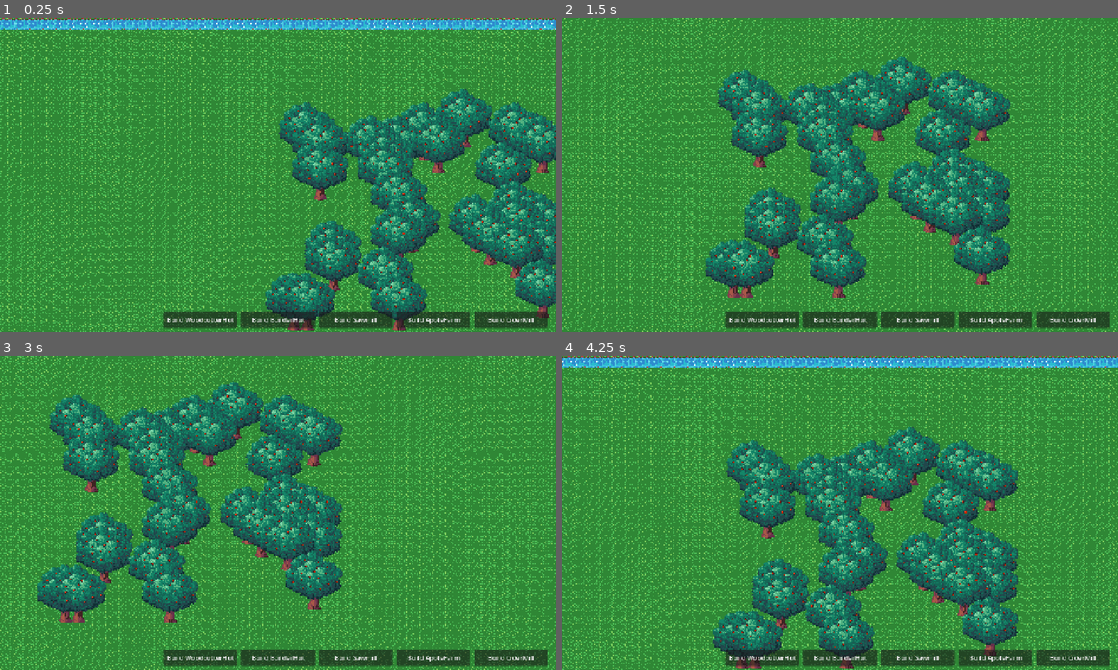
Above: before the commit, frames 1-4 (two rows, left to right).
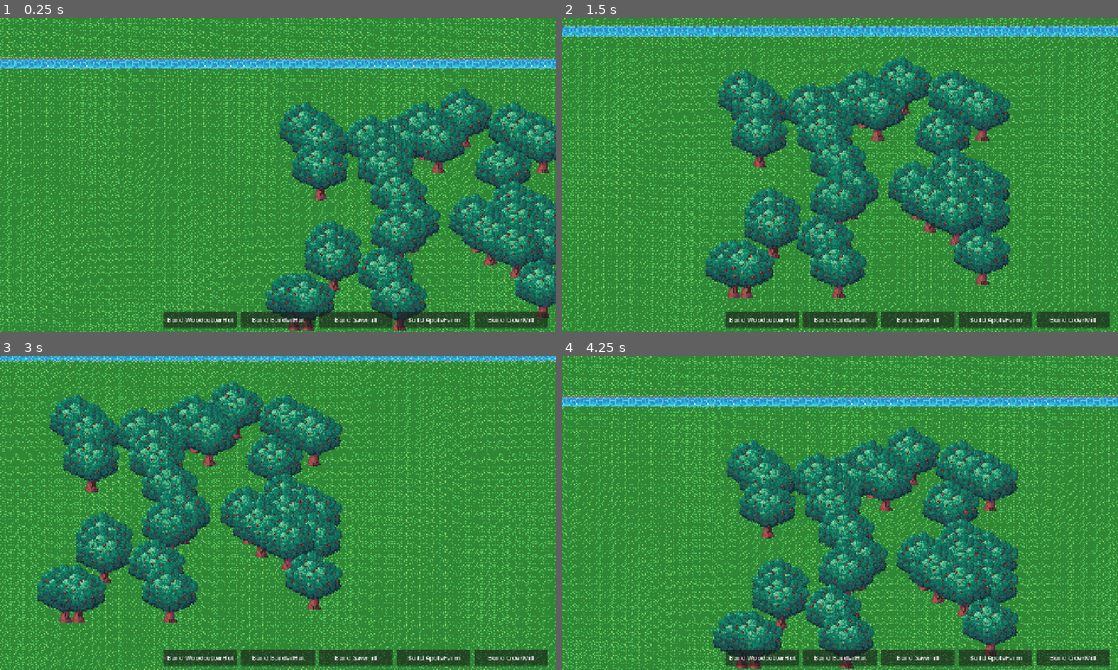
Above: after the commit, the same moments.

Repository: shlomiatia/Gamedevjs2026
Game: Godot game, scene res://Scenes/Main.tscn
Same seed, same stepped clock (60 frames per second), same inputs: the game is played once before the commit and once after it.
Inputs (mouse positions are in pixels of both pictures, inside the frame that each line leads up to):
- Up to frame 1 (0.25 s): no input
- Up to frame 2 (1.5 s): move the mouse to (962, 159) at 0.52 s; hold Right (ui_right) 0.53-1.28 s; click (962, 159) at 0.67 s; move the mouse to (728, 190) at 1.27 s; hold Down (ui_down) from 1.28 s (still down)
- Up to frame 3 (3 s): move the mouse to (333, 443) at 2.02 s; release Down (ui_down) at 2.03 s; hold Right (ui_right) 2.03-2.78 s; move the mouse to (250, 575) at 2.77 s; hold Up (ui_up) from 2.78 s (still down); click (250, 575) at 2.92 s
- Up to frame 4 (4.25 s): move the mouse to (1006, 560) at 3.52 s; release Up (ui_up) at 3.53 s; hold Left (ui_left) from 3.53 s (still down)

The runs differ from the first frame. In frame 1, 6.9% of the frame differs, in the area x 0-100%, y 0-17%; in frame 2, 3.6%; in frame 3, 1.7%; in frame 4, 6.9%.

Commit message:
aaa

Diff:
--- a/Scenes/Buildings/AppleFarm/AppleFarm.tscn
+++ b/Scenes/Buildings/AppleFarm/AppleFarm.tscn
@@ -1,25 +1,10 @@
-[gd_scene load_steps=5 format=3 uid="uid://bst1chkt2kjek"]
+[gd_scene load_steps=3 format=3 uid="uid://bst1chkt2kjek"]
 
 [ext_resource type="Script" path="res://Scenes/Buildings/AppleFarm/apple_farm.gd" id="1_script"]
-[ext_resource type="Texture2D" uid="uid://cdkpe3hq6o048" path="res://Textures/house.png" id="2_house"]
-[ext_resource type="PackedScene" uid="uid://c7e72ujaqkmo7" path="res://Scenes/Resources/ResourcePile/ResourcePile.tscn" id="3_pile"]
+[ext_resource type="PackedScene" uid="uid://bap1qcvbb4owg" path="res://Scenes/Buildings/Building/Building.tscn" id="2_building"]
 
 [node name="AppleFarm" type="Node2D"]
 script = ExtResource("1_script")
+
+[node name="Building" parent="." instance=ExtResource("2_building")]
 building_name = "AppleFarm"
-
-[node name="Sprite2D" type="Sprite2D" parent="."]
-texture = ExtResource("2_house")
-position = Vector2(0, -104)
-
-[node name="NameLabel" type="Label" parent="."]
-position = Vector2(-100, -225)
-size = Vector2(200, 26)
-horizontal_alignment = 1
-text = ""
-
-[node name="InputPile" parent="." instance=ExtResource("3_pile")]
-position = Vector2(-32, 16)
-
-[node name="OutputPile" parent="." instance=ExtResource("3_pile")]
-position = Vector2(32, 16)
--- a/Scenes/Buildings/AppleFarm/apple_farm.gd
+++ b/Scenes/Buildings/AppleFarm/apple_farm.gd
@@ -1,5 +1,5 @@
 class_name AppleFarm
-extends Building
+extends Node2D
 
 const SIZE_X := 5
 const SIZE_Y := 3
@@ -7,14 +7,28 @@
 
 const AppleFarmerScene = preload("res://Scenes/Workers/AppleFarmer/AppleFarmer.tscn")
 
+var _spawn_parent: Node2D = null
+var _map: Map = null
+var _forest: Forest = null
+var _coordination_manager: Node = null
+
 func on_placed(spawn_parent: Node2D, map: Map, coordination_manager: Node, forest: Forest) -> void:
-	super.on_placed(spawn_parent, map, coordination_manager, forest)
-	$OutputPile.setup(coordination_manager, CoordinationManager.ResourceType.APPLE)
-	_start_construction()
+	_spawn_parent = spawn_parent
+	_map = map
+	_forest = forest
+	_coordination_manager = coordination_manager
+	$Building.get_output_pile().setup(coordination_manager, CoordinationManager.ResourceType.APPLE)
+	$Building.start_construction()
+
+func set_construction_progress(progress: float) -> void:
+	$Building.set_construction_progress(progress)
 
 func complete_construction() -> void:
-	super.complete_construction()
+	$Building.complete_construction()
 	var farmer := AppleFarmerScene.instantiate() as AppleFarmer
 	farmer.position = position + Vector2(0.0, float(_map.get_tile_size().y) * 0.5)
 	farmer.setup(self, _map, _forest, _coordination_manager)
 	_spawn_parent.add_child(farmer)
+
+func on_worker_died() -> void:
+	$Building.on_worker_died()
--- a/Scenes/Buildings/BuilderHut/BuilderHut.tscn
+++ b/Scenes/Buildings/BuilderHut/BuilderHut.tscn
@@ -1,26 +1,10 @@
-[gd_scene load_steps=4 format=3 uid="uid://by6qam4q8r3s7"]
+[gd_scene load_steps=3 format=3 uid="uid://by6qam4q8r3s7"]
 
 [ext_resource type="Script" uid="uid://clty1or7v0xl6" path="res://Scenes/Buildings/BuilderHut/builder_hut.gd" id="1_script"]
-[ext_resource type="Texture2D" uid="uid://cdkpe3hq6o048" path="res://Textures/house.png" id="2_house"]
-[ext_resource type="PackedScene" uid="uid://c7e72ujaqkmo7" path="res://Scenes/Resources/ResourcePile/ResourcePile.tscn" id="3_pile"]
+[ext_resource type="PackedScene" uid="uid://bap1qcvbb4owg" path="res://Scenes/Buildings/Building/Building.tscn" id="2_building"]
 
 [node name="BuilderHut" type="Node2D"]
 script = ExtResource("1_script")
+
+[node name="Building" parent="." instance=ExtResource("2_building")]
 building_name = "BuilderHut"
-
-[node name="Sprite2D" type="Sprite2D" parent="."]
-position = Vector2(0, -104)
-texture = ExtResource("2_house")
-
-[node name="NameLabel" type="Label" parent="."]
-offset_left = -100.0
-offset_top = -225.0
-offset_right = 100.0
-offset_bottom = -199.0
-horizontal_alignment = 1
-
-[node name="InputPile" parent="." instance=ExtResource("3_pile")]
-position = Vector2(-32, 16)
-
-[node name="OutputPile" parent="." instance=ExtResource("3_pile")]
-position = Vector2(32, 16)
--- a/Scenes/Buildings/BuilderHut/builder_hut.gd
+++ b/Scenes/Buildings/BuilderHut/builder_hut.gd
@@ -1,5 +1,5 @@
 class_name BuilderHut
-extends Building
+extends Node2D
 
 const SIZE_X := 5
 const SIZE_Y := 3
@@ -8,12 +8,18 @@
 const BuilderScene = preload("res://Scenes/Workers/Builder/Builder.tscn")
 const PlankScene = preload("res://Scenes/Resources/Plank/Plank.tscn")
 
-func on_placed(spawn_parent: Node2D, map: Map, coordination_manager: Node, forest: Forest) -> void:
-	super.on_placed(spawn_parent, map, coordination_manager, forest)
-	var builder := BuilderScene.instantiate() as Builder
-	builder.position = position + Vector2(0, _map.get_tile_size().y / 2.0)
-	builder.setup(self, _map, coordination_manager)
-	spawn_parent.add_child(builder)
-	$OutputPile.setup(coordination_manager, CoordinationManager.ResourceType.PLANK)
-	$OutputPile.add_resource(PlankScene)
-	$OutputPile.add_resource(PlankScene)
+var _map: Map = null
+
+func on_placed(spawn_parent: Node2D, map: Map, coordination_manager: Node, _forest: Forest) -> void:
+    _map = map
+    var builder := BuilderScene.instantiate() as Builder
+    builder.position = position + Vector2(0, _map.get_tile_size().y / 2.0)
+    builder.setup(self, _map, coordination_manager)
+    spawn_parent.add_child(builder)
+    var pile: ResourcePile = $Building.get_output_pile()
+    pile.setup(coordination_manager, CoordinationManager.ResourceType.PLANK)
+    pile.add_resource(PlankScene)
+    pile.add_resource(PlankScene)
+
+func on_worker_died() -> void:
+    $Building.on_worker_died()
--- a/Scenes/Buildings/Building/Building.tscn
+++ b/Scenes/Buildings/Building/Building.tscn
@@ -1,16 +1,20 @@
 [gd_scene load_steps=5 format=3 uid="uid://bap1qcvbb4owg"]
 
-[ext_resource type="Script" path="res://Scenes/Buildings/Building/building.gd" id="1_building_script"]
+[ext_resource type="Script" path="res://Scenes/Buildings/Building/building.gd" id="1_script"]
 [ext_resource type="Texture2D" uid="uid://cdkpe3hq6o048" path="res://Textures/house.png" id="2_house"]
-[ext_resource type="PackedScene" uid="uid://c7e72ujaqkmo7" path="res://Scenes/Resources/ResourcePile/ResourcePile.tscn" id="3_pile"]
+[ext_resource type="PackedScene" uid="uid://c4m1ll0c0mp01" path="res://Scenes/Buildings/Mill/Mill.tscn" id="3_mill"]
+[ext_resource type="PackedScene" uid="uid://c7e72ujaqkmo7" path="res://Scenes/Resources/ResourcePile/ResourcePile.tscn" id="4_pile"]
 
 [node name="Building" type="Node2D"]
-script = ExtResource("1_building_script")
+script = ExtResource("1_script")
 building_name = ""
+has_mill = false
+
+[node name="Mill" parent="." instance=ExtResource("3_mill")]
 
 [node name="Sprite2D" type="Sprite2D" parent="."]
+position = Vector2(0, -104)
 texture = ExtResource("2_house")
-position = Vector2(0, -104)
 
 [node name="NameLabel" type="Label" parent="."]
 position = Vector2(-100, -225)
@@ -18,8 +22,5 @@
 horizontal_alignment = 1
 text = ""
 
-[node name="InputPile" parent="." instance=ExtResource("3_pile")]
-position = Vector2(-32, 16)
-
-[node name="OutputPile" parent="." instance=ExtResource("3_pile")]
-position = Vector2(32, 16)
+[node name="OutputPile" parent="." instance=ExtResource("4_pile")]
+position = Vector2(0, 16)
--- a/Scenes/Buildings/Building/building.gd
+++ b/Scenes/Buildings/Building/building.gd
@@ -1,31 +1,21 @@
-class_name Building
+class_name BuildingComponent
 extends Node2D
 
 const SPRITE_OFFSET_Y := -104.0
 
+@export var has_mill: bool = false
 @export var building_name: String = "":
 	set(value):
 		building_name = value
 		if is_node_ready():
 			$NameLabel.text = value
 
-var _spawn_parent: Node2D = null
-var _map: Map = null
-var _coordination_manager: Node = null
-var _forest: Forest = null
-
 func _ready() -> void:
 	$NameLabel.text = building_name
+	$Mill.visible = false
 
-func on_placed(spawn_parent: Node2D, map: Map, coordination_manager: Node, forest: Forest) -> void:
-	_spawn_parent = spawn_parent
-	_map = map
-	_coordination_manager = coordination_manager
-	_forest = forest
-
-func _start_construction() -> void:
+func start_construction() -> void:
 	$NameLabel.visible = false
-	$InputPile.visible = false
 	$OutputPile.visible = false
 	set_construction_progress(0.01)
 
@@ -40,13 +30,24 @@
 	sprite.region_rect = Rect2(0.0, tex_height - shown_height, tex_width, shown_height)
 	var original_bottom_y := SPRITE_OFFSET_Y + tex_height / 2.0
 	sprite.position = Vector2(0.0, original_bottom_y - shown_height / 2.0)
-
-func on_worker_died() -> void:
-	modulate = Color(0.45, 0.45, 0.45)
+	if has_mill:
+		$Mill.visible = true
+		$Mill.set_construction_progress(progress)
 
 func complete_construction() -> void:
 	$Sprite2D.region_enabled = false
 	$Sprite2D.position = Vector2(0, SPRITE_OFFSET_Y)
 	$NameLabel.visible = true
-	$InputPile.visible = true
 	$OutputPile.visible = true
+	if has_mill:
+		$Mill.complete_construction()
+
+func on_worker_died() -> void:
+	get_parent().modulate = Color(0.45, 0.45, 0.45)
+
+func set_milling(val: bool) -> void:
+	if has_mill:
+		$Mill.set_milling(val)
+
+func get_output_pile() -> ResourcePile:
+	return $OutputPile as ResourcePile
--- a/Scenes/Buildings/CiderMill/CiderMill.tscn
+++ b/Scenes/Buildings/CiderMill/CiderMill.tscn
@@ -1,31 +1,11 @@
-[gd_scene load_steps=5 format=3 uid="uid://cf6v5nvk7rgct"]
+[gd_scene load_steps=3 format=3 uid="uid://cf6v5nvk7rgct"]
 
 [ext_resource type="Script" uid="uid://xcb605pkrxvc" path="res://Scenes/Buildings/CiderMill/cider_mill.gd" id="1_script"]
-[ext_resource type="Texture2D" uid="uid://cdkpe3hq6o048" path="res://Textures/house.png" id="2_house"]
-[ext_resource type="Texture2D" uid="uid://cag3erqh0pxxx" path="res://Textures/watermill.png" id="3_mill"]
-[ext_resource type="PackedScene" uid="uid://c7e72ujaqkmo7" path="res://Scenes/Resources/ResourcePile/ResourcePile.tscn" id="4_pile"]
+[ext_resource type="PackedScene" uid="uid://bap1qcvbb4owg" path="res://Scenes/Buildings/Building/Building.tscn" id="2_building"]
 
 [node name="CiderMill" type="Node2D"]
 script = ExtResource("1_script")
+
+[node name="Building" parent="." instance=ExtResource("2_building")]
+has_mill = true
 building_name = "CiderMill"
-
-[node name="WatermillSprite" type="Sprite2D" parent="."]
-position = Vector2(48, -96)
-texture = ExtResource("3_mill")
-
-[node name="Sprite2D" type="Sprite2D" parent="."]
-position = Vector2(0, -104)
-texture = ExtResource("2_house")
-
-[node name="NameLabel" type="Label" parent="."]
-offset_left = -100.0
-offset_top = -225.0
-offset_right = 100.0
-offset_bottom = -199.0
-horizontal_alignment = 1
-
-[node name="InputPile" parent="." instance=ExtResource("4_pile")]
-position = Vector2(-32, 16)
-
-[node name="OutputPile" parent="." instance=ExtResource("4_pile")]
-position = Vector2(32, 16)
--- a/Scenes/Buildings/CiderMill/cider_mill.gd
+++ b/Scenes/Buildings/CiderMill/cider_mill.gd
@@ -1,5 +1,5 @@
 class_name CiderMill
-extends Building
+extends Node2D
 
 const SIZE_X := 5
 const SIZE_Y := 3
@@ -7,25 +7,29 @@
 
 const CiderMillerScene = preload("res://Scenes/Workers/CiderMiller/CiderMiller.tscn")
 
-const WHEEL_ROTATION_SPEED := TAU / 10.0
+var _spawn_parent: Node2D = null
+var _map: Map = null
+var _coordination_manager: Node = null
 
-var _is_milling := false
+func on_placed(spawn_parent: Node2D, map: Map, coordination_manager: Node, _forest: Forest) -> void:
+	_spawn_parent = spawn_parent
+	_map = map
+	_coordination_manager = coordination_manager
+	$Building.get_output_pile().setup(coordination_manager, CoordinationManager.ResourceType.CIDER)
+	$Building.start_construction()
 
-func set_milling(val: bool) -> void:
-	_is_milling = val
-
-func _process(delta: float) -> void:
-	if _is_milling:
-		$WatermillSprite.rotation += WHEEL_ROTATION_SPEED * delta
-
-func on_placed(spawn_parent: Node2D, map: Map, coordination_manager: Node, forest: Forest) -> void:
-	super.on_placed(spawn_parent, map, coordination_manager, forest)
-	$OutputPile.setup(coordination_manager, CoordinationManager.ResourceType.CIDER)
-	_start_construction()
+func set_construction_progress(progress: float) -> void:
+	$Building.set_construction_progress(progress)
 
 func complete_construction() -> void:
-	super.complete_construction()
+	$Building.complete_construction()
 	var miller := CiderMillerScene.instantiate() as CiderMiller
 	miller.position = position + Vector2(0.0, float(_map.get_tile_size().y) * 0.5)
 	miller.setup(self, _map, _coordination_manager)
 	_spawn_parent.add_child(miller)
+
+func on_worker_died() -> void:
+	$Building.on_worker_died()
+
+func set_milling(val: bool) -> void:
+	$Building.set_milling(val)
--- /dev/null
+++ b/Scenes/Buildings/Mill/Mill.tscn
@@ -0,0 +1,10 @@
+[gd_scene load_steps=3 format=3 uid="uid://c4m1ll0c0mp01"]
+
+[ext_resource type="Script" path="res://Scenes/Buildings/Mill/mill.gd" id="1_mill_script"]
+[ext_resource type="Texture2D" uid="uid://cag3erqh0pxxx" path="res://Textures/watermill.png" id="2_watermill"]
+
+[node name="Mill" type="Node2D"]
+script = ExtResource("1_mill_script")
+
+[node name="WatermillSprite" type="Sprite2D" parent="."]
+texture = ExtResource("2_watermill")
--- /dev/null
+++ b/Scenes/Buildings/Mill/mill.gd
@@ -0,0 +1,29 @@
+extends Node2D
+
+const WHEEL_ROTATION_SPEED := TAU / 10.0
+
+var _is_milling := false
+
+func set_milling(val: bool) -> void:
+	_is_milling = val
+
+func set_construction_progress(progress: float) -> void:
+	var sprite: Sprite2D = $WatermillSprite
+	if sprite.texture == null:
+		return
+	var tex_height := float(sprite.texture.get_height())
+	var tex_width := float(sprite.texture.get_width())
+	var shown_height := tex_height * progress
+	sprite.region_enabled = true
+	sprite.region_rect = Rect2(0.0, tex_height - shown_height, tex_width, shown_height)
+	sprite.position = Vector2(0.0, -shown_height / 2.0)
+
+func complete_construction() -> void:
+	var sprite: Sprite2D = $WatermillSprite
+	sprite.region_enabled = false
+	if sprite.texture:
+		sprite.position = Vector2(0.0, -float(sprite.texture.get_height()) / 2.0)
+
+func _process(delta: float) -> void:
+	if _is_milling:
+		$WatermillSprite.rotation += WHEEL_ROTATION_SPEED * delta
--- a/Scenes/Buildings/Sawmill/Sawmill.tscn
+++ b/Scenes/Buildings/Sawmill/Sawmill.tscn
@@ -1,31 +1,11 @@
-[gd_scene load_steps=5 format=3]
+[gd_scene load_steps=3 format=3]
 
 [ext_resource type="Script" path="res://Scenes/Buildings/Sawmill/sawmill.gd" id="1_script"]
-[ext_resource type="Texture2D" uid="uid://cdkpe3hq6o048" path="res://Textures/house.png" id="2_house"]
-[ext_resource type="Texture2D" uid="uid://cag3erqh0pxxx" path="res://Textures/watermill.png" id="3_mill"]
-[ext_resource type="PackedScene" uid="uid://c7e72ujaqkmo7" path="res://Scenes/Resources/ResourcePile/ResourcePile.tscn" id="4_pile"]
+[ext_resource type="PackedScene" uid="uid://bap1qcvbb4owg" path="res://Scenes/Buildings/Building/Building.tscn" id="2_building"]
 
 [node name="Sawmill" type="Node2D"]
 script = ExtResource("1_script")
+
+[node name="Building" parent="." instance=ExtResource("2_building")]
 building_name = "Sawmill"
-
-[node name="WatermillSprite" type="Sprite2D" parent="."]
-position = Vector2(48, -96)
-texture = ExtResource("3_mill")
-
-[node name="Sprite2D" type="Sprite2D" parent="."]
-position = Vector2(0, -104)
-texture = ExtResource("2_house")
-
-[node name="NameLabel" type="Label" parent="."]
-offset_left = -100.0
-offset_top = -225.0
-offset_right = 100.0
-offset_bottom = -199.0
-horizontal_alignment = 1
-
-[node name="InputPile" parent="." instance=ExtResource("4_pile")]
-position = Vector2(-32, 16)
-
-[node name="OutputPile" parent="." instance=ExtResource("4_pile")]
-position = Vector2(32, 16)
+has_mill = true
--- a/Scenes/Buildings/Sawmill/sawmill.gd
+++ b/Scenes/Buildings/Sawmill/sawmill.gd
@@ -1,5 +1,5 @@
 class_name Sawmill
-extends Building
+extends Node2D
 
 const SIZE_X := 5
 const SIZE_Y := 3
@@ -7,25 +7,29 @@
 
 const SawmillerScene = preload("res://Scenes/Workers/Sawmiller/Sawmiller.tscn")
 
-const WHEEL_ROTATION_SPEED := TAU / 10.0
+var _spawn_parent: Node2D = null
+var _map: Map = null
+var _coordination_manager: Node = null
 
-var _is_milling := false
+func on_placed(spawn_parent: Node2D, map: Map, coordination_manager: Node, _forest: Forest) -> void:
+	_spawn_parent = spawn_parent
+	_map = map
+	_coordination_manager = coordination_manager
+	$Building.get_output_pile().setup(coordination_manager, CoordinationManager.ResourceType.PLANK)
+	$Building.start_construction()
 
-func set_milling(val: bool) -> void:
-	_is_milling = val
-
-func _process(delta: float) -> void:
-	if _is_milling:
-		$WatermillSprite.rotation += WHEEL_ROTATION_SPEED * delta
-
-func on_placed(spawn_parent: Node2D, map: Map, coordination_manager: Node, forest: Forest) -> void:
-	super.on_placed(spawn_parent, map, coordination_manager, forest)
-	$OutputPile.setup(coordination_manager, CoordinationManager.ResourceType.PLANK)
-	_start_construction()
+func set_construction_progress(progress: float) -> void:
+	$Building.set_construction_progress(progress)
 
 func complete_construction() -> void:
-	super.complete_construction()
+	$Building.complete_construction()
 	var sawmiller := SawmillerScene.instantiate() as Sawmiller
 	sawmiller.position = position + Vector2(0.0, float(_map.get_tile_size().y) * 0.5)
 	sawmiller.setup(self, _map, _coordination_manager)
 	_spawn_parent.add_child(sawmiller)
+
+func on_worker_died() -> void:
+	$Building.on_worker_died()
+
+func set_milling(val: bool) -> void:
+	$Building.set_milling(val)
--- a/Scenes/Buildings/WoodcutterHut/WoodcutterHut.tscn
+++ b/Scenes/Buildings/WoodcutterHut/WoodcutterHut.tscn
@@ -1,25 +1,10 @@
-[gd_scene load_steps=5 format=3 uid="uid://bx5n8k3p7q2r6"]
+[gd_scene load_steps=3 format=3 uid="uid://bx5n8k3p7q2r6"]
 
 [ext_resource type="Script" path="res://Scenes/Buildings/WoodcutterHut/woodcutter_hut.gd" id="1_script"]
-[ext_resource type="Texture2D" uid="uid://cdkpe3hq6o048" path="res://Textures/house.png" id="2_house"]
-[ext_resource type="PackedScene" uid="uid://c7e72ujaqkmo7" path="res://Scenes/Resources/ResourcePile/ResourcePile.tscn" id="3_pile"]
+[ext_resource type="PackedScene" uid="uid://bap1qcvbb4owg" path="res://Scenes/Buildings/Building/Building.tscn" id="2_building"]
 
 [node name="WoodcutterHut" type="Node2D"]
 script = ExtResource("1_script")
+
+[node name="Building" parent="." instance=ExtResource("2_building")]
 building_name = "WoodcutterHut"
-
-[node name="Sprite2D" type="Sprite2D" parent="."]
-texture = ExtResource("2_house")
-position = Vector2(0, -104)
-
-[node name="NameLabel" type="Label" parent="."]
-position = Vector2(-100, -225)
-size = Vector2(200, 26)
-horizontal_alignment = 1
-text = ""
-
-[node name="InputPile" parent="." instance=ExtResource("3_pile")]
-position = Vector2(-32, 16)
-
-[node name="OutputPile" parent="." instance=ExtResource("3_pile")]
-position = Vector2(32, 16)
--- a/Scenes/Buildings/WoodcutterHut/woodcutter_hut.gd
+++ b/Scenes/Buildings/WoodcutterHut/woodcutter_hut.gd
@@ -1,5 +1,5 @@
 class_name WoodcutterHut
-extends Building
+extends Node2D
 
 const SIZE_X := 5
 const SIZE_Y := 3
@@ -7,14 +7,28 @@
 
 const WoodcutterScene = preload("res://Scenes/Workers/Woodcutter/Woodcutter.tscn")
 
+var _spawn_parent: Node2D = null
+var _map: Map = null
+var _forest: Forest = null
+var _coordination_manager: Node = null
+
 func on_placed(spawn_parent: Node2D, map: Map, coordination_manager: Node, forest: Forest) -> void:
-	super.on_placed(spawn_parent, map, coordination_manager, forest)
-	$OutputPile.setup(coordination_manager, CoordinationManager.ResourceType.LOG)
-	_start_construction()
+	_spawn_parent = spawn_parent
+	_map = map
+	_forest = forest
+	_coordination_manager = coordination_manager
+	$Building.get_output_pile().setup(coordination_manager, CoordinationManager.ResourceType.LOG)
+	$Building.start_construction()
+
+func set_construction_progress(progress: float) -> void:
+	$Building.set_construction_progress(progress)
 
 func complete_construction() -> void:
-	super.complete_construction()
+	$Building.complete_construction()
 	var woodcutter := WoodcutterScene.instantiate() as Woodcutter
 	woodcutter.position = position + Vector2(0.0, float(_map.get_tile_size().y) * 0.5)
 	woodcutter.setup(self, _map, _forest, _coordination_manager)
 	_spawn_parent.add_child(woodcutter)
+
+func on_worker_died() -> void:
+	$Building.on_worker_died()
--- a/Scenes/CoordinationManager/coordination_manager.gd
+++ b/Scenes/CoordinationManager/coordination_manager.gd
@@ -34,7 +34,7 @@
 
 # --- Construction queue ---
 
-func queue_construction(target: Building) -> void:
+func queue_construction(target: Node2D) -> void:
 	var builder := _find_closest_free_builder(target.position)
 	if builder != null:
 		builder.assign_build_task(target)
@@ -44,7 +44,7 @@
 func notify_idle_builder(builder: Builder) -> void:
 	if _construction_queue.is_empty():
 		return
-	var target := _construction_queue.pop_front() as Building
+	var target = _construction_queue.pop_front()
 	builder.assign_build_task(target)
 
 # --- Resource collection queue ---
@@ -129,16 +129,16 @@
 	match resource_type:
 		ResourceType.LOG:
 			if building is WoodcutterHut:
-				return building.get_node_or_null("OutputPile") as ResourcePile
+				return building.get_node_or_null("Building/OutputPile") as ResourcePile
 		ResourceType.PLANK:
 			if building is Sawmill or building is BuilderHut:
-				return building.get_node_or_null("OutputPile") as ResourcePile
+				return building.get_node_or_null("Building/OutputPile") as ResourcePile
 		ResourceType.APPLE:
 			if building is AppleFarm:
-				return building.get_node_or_null("OutputPile") as ResourcePile
+				return building.get_node_or_null("Building/OutputPile") as ResourcePile
 		ResourceType.CIDER:
 			if building is CiderMill:
-				return building.get_node_or_null("OutputPile") as ResourcePile
+				return building.get_node_or_null("Building/OutputPile") as ResourcePile
 	return null
 
 func _find_nearest_drink_pile(from_pos: Vector2) -> ResourcePile:
--- a/Scenes/Map/map.gd
+++ b/Scenes/Map/map.gd
@@ -3,7 +3,7 @@
 
 const LEVEL_WIDTH := 60
 const LEVEL_HEIGHT := 30
-const RIVER_ROW := 0
+const RIVER_ROW := 3
 const RIVER_FRAMES := 32
 const RIVER_COLS := 6
 const RIVER_FPS := 10.0
@@ -22,6 +22,8 @@
 			grass.set_cell(Vector2i(x, y), 0, Vector2i(0, 0))
 
 	for x in LEVEL_WIDTH:
+		for y in RIVER_ROW:
+			occupied_tiles[Vector2i(x, y)] = true
 		river.set_cell(Vector2i(x, RIVER_ROW), 0, Vector2i(0, 0))
 		grass.set_cell(Vector2i(x, RIVER_ROW), 0, Vector2i(0, 1))
 		occupied_tiles[Vector2i(x, RIVER_ROW)] = true
--- a/Scenes/Workers/AppleFarmer/apple_farmer.gd
+++ b/Scenes/Workers/AppleFarmer/apple_farmer.gd
@@ -52,7 +52,7 @@
 				_try_deposit()
 
 func _output_pile() -> ResourcePile:
-	return _apple_farm.get_node("OutputPile") as ResourcePile
+	return _apple_farm.get_node("Building/OutputPile") as ResourcePile
 
 func _is_output_full() -> bool:
 	return $Worker.is_pile_full(_output_pile(), OUTPUT_PILE_CAPACITY)
--- a/Scenes/Workers/Builder/builder.gd
+++ b/Scenes/Workers/Builder/builder.gd
@@ -6,12 +6,12 @@
 enum State { IDLE, WAIT_FOR_RESOURCE_GO_HOME, WAIT_FOR_RESOURCE_IDLE, GO_TO_RESOURCE, GO_TO_SITE, BUILD, GO_HOME }
 
 var _state := State.IDLE
-var _target_hut: Building = null
-var _home_hut: Node2D = null
+var _target_hut = null
+var _home_hut: BuilderHut = null
 var _map: Map = null
 var _build_elapsed := 0.0
 
-func setup(home_hut: Node2D, map: Map, coordination_manager: Node) -> void:
+func setup(home_hut: BuilderHut, map: Map, coordination_manager: Node) -> void:
     _home_hut = home_hut
     _map = map
     _coordination_manager = coordination_manager
@@ -20,14 +20,14 @@
     coordination_manager.register_builder(self)
     $Worker.died.connect(func():
         _coordination_manager.deregister_builder(self)
-        (_home_hut as Building).on_worker_died()
+        _home_hut.on_worker_died()
         queue_free()
     )
 
 func is_free() -> bool:
     return _state == State.IDLE or _state == State.GO_HOME
 
-func assign_build_task(target: Building) -> void:
+func assign_build_task(target) -> void:
     if not is_free():
         return
     _target_hut = target
--- a/Scenes/Workers/CiderMiller/cider_miller.gd
+++ b/Scenes/Workers/CiderMiller/cider_miller.gd
@@ -75,7 +75,7 @@
 	var apple_node: Node2D = $Worker.drop()
 	if apple_node:
 		apple_node.queue_free()
-	var output_pile := _cider_mill.get_node("OutputPile") as ResourcePile
+	var output_pile := _cider_mill.get_node("Building/OutputPile") as ResourcePile
 	output_pile.add_resource(CiderScene)
 	_state = State.WAIT_FOR_RESOURCE
 	_coordination_manager.queue_resource_collection(self, CoordinationManager.ResourceType.APPLE)
--- a/Scenes/Workers/Sawmiller/sawmiller.gd
+++ b/Scenes/Workers/Sawmiller/sawmiller.gd
@@ -75,7 +75,7 @@
     var log_node: Node2D = $Worker.drop()
     if log_node:
         log_node.queue_free()
-    var output_pile := _sawmill.get_node("OutputPile") as ResourcePile
+    var output_pile := _sawmill.get_node("Building/OutputPile") as ResourcePile
     output_pile.add_resource(PlankScene)
     _state = State.WAIT_FOR_RESOURCE
     _coordination_manager.queue_resource_collection(self, CoordinationManager.ResourceType.LOG)
--- a/Scenes/Workers/Woodcutter/woodcutter.gd
+++ b/Scenes/Workers/Woodcutter/woodcutter.gd
@@ -52,7 +52,7 @@
 				_try_deposit()
 
 func _output_pile() -> ResourcePile:
-	return _woodcutter_hut.get_node("OutputPile") as ResourcePile
+	return _woodcutter_hut.get_node("Building/OutputPile") as ResourcePile
 
 func _is_output_full() -> bool:
 	return $Worker.is_pile_full(_output_pile(), OUTPUT_PILE_CAPACITY)
Not shown, added: Scenes/Buildings/Mill/mill.gd.uid
Binary file changed: Textures/tileset.png
